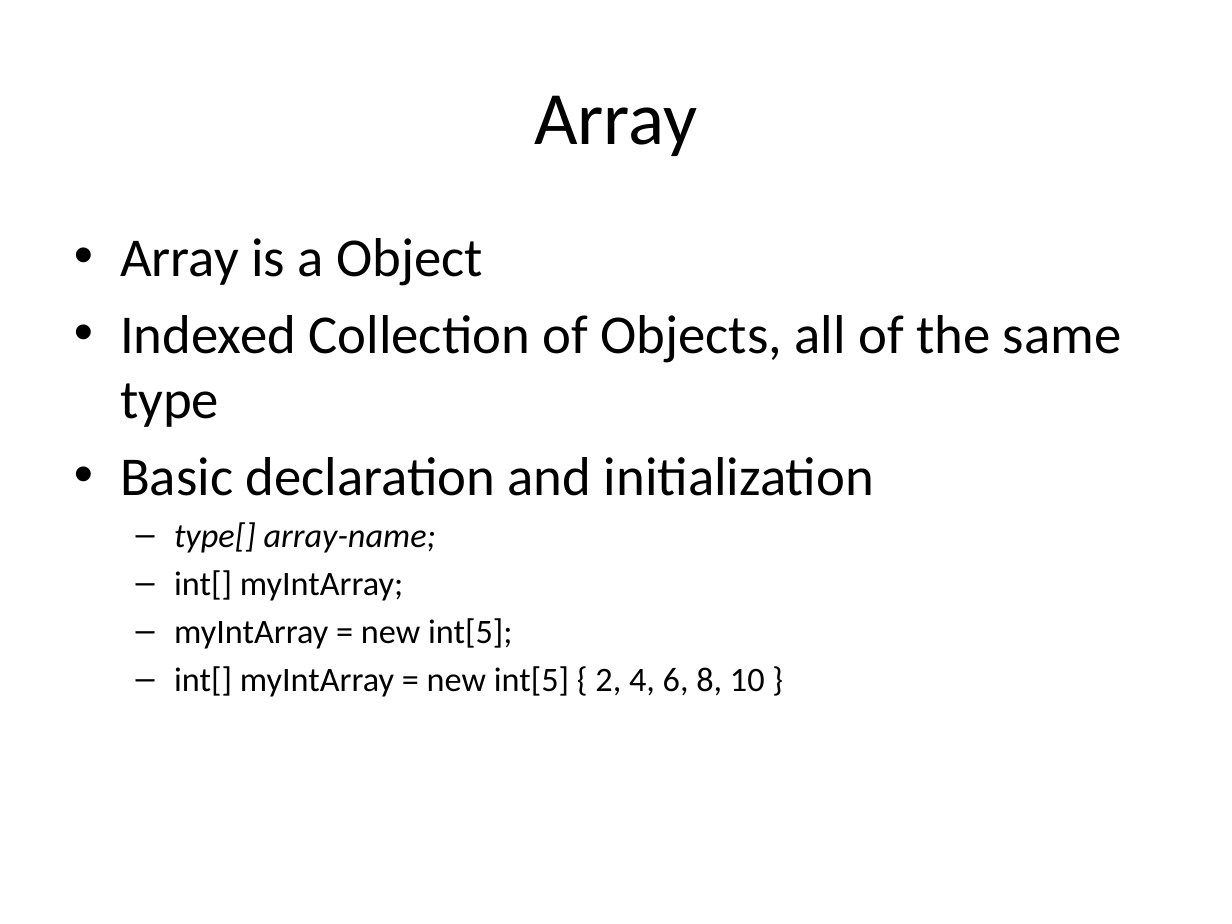
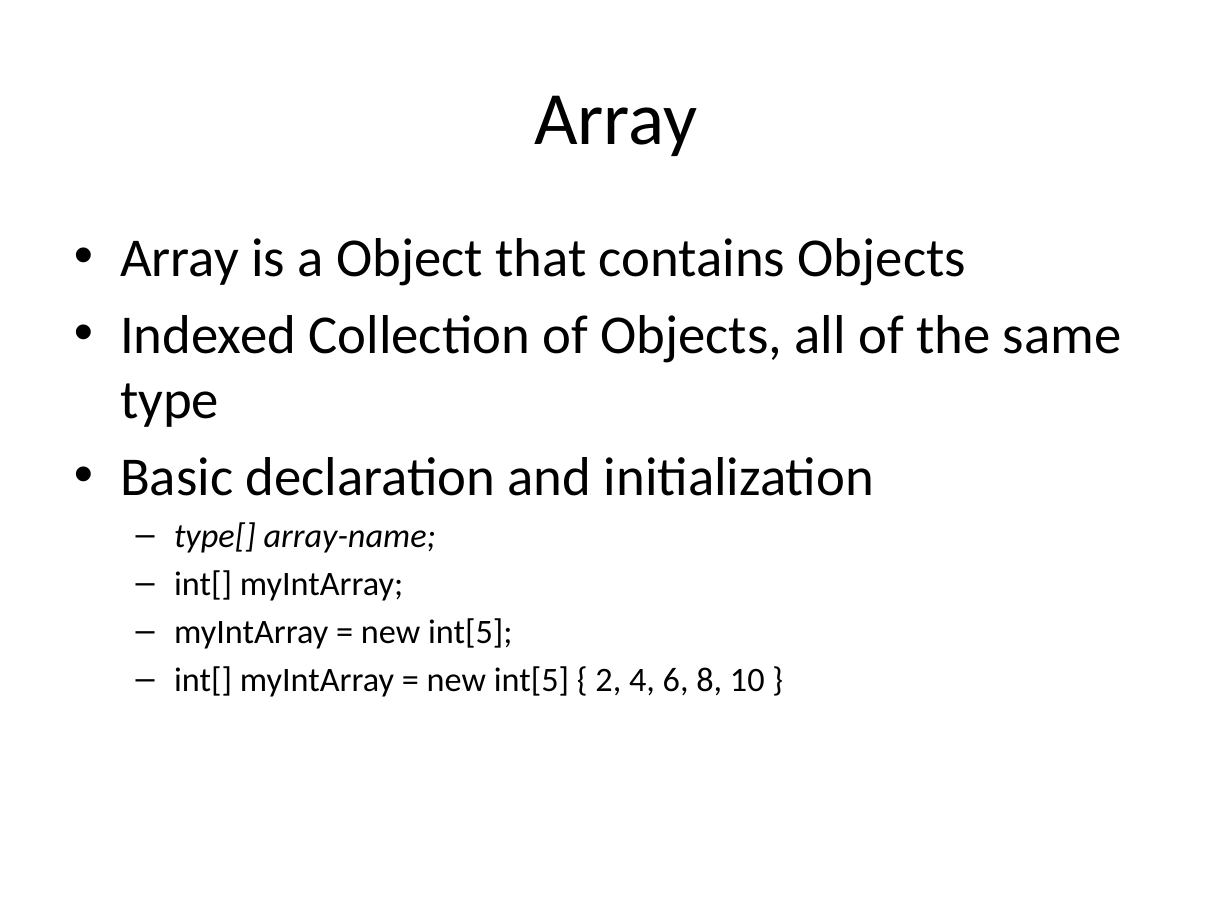
Before and after one commit to isurup/kalle-martin-group, a slide deck: slide 3 of OOPExam/03 Arrays and Collections.pptx (slide 2 before the commit). Drawn at 1232x924 pixels with LibreOffice and Linux fonts; fonts in the diff are those of the drawing. Boxes give left, top, right and bottom in pixels: in the first picture for what was removed or moved away, otherwise in the second. Text is boxed around its words. In the diff, an @@ line names an element or a change of style, - is before the commit and + after.

```diff
--- a/OOPExam/03 Arrays and Collections.pptx
+++ b/OOPExam/03 Arrays and Collections.pptx
@@ text at [120, 238, 966, 286]: text changed @@
-• Array is a Object
+• Array is a Object that contains Objects
```
Also in this commit, not shown: 2 other slides changed, 1 other file.
